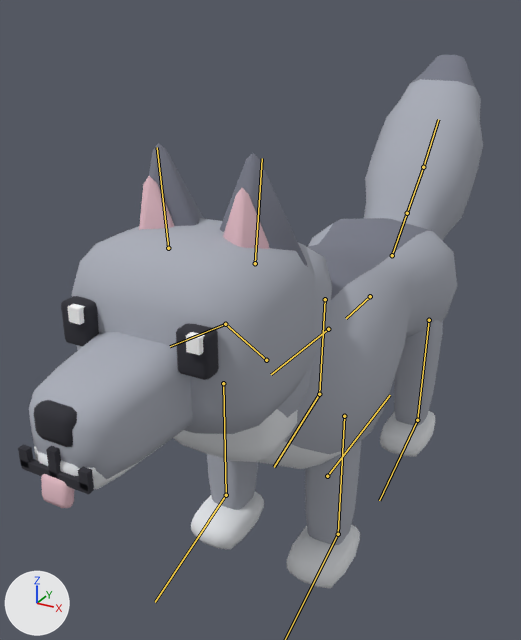
Before and after pictures for a commit that changed the glTF model model/pet_wolf.glb.
Before and after are seen from a 50 mm camera at (0.88, -2.15, 1.67) aimed at (-0.24, -0.1, 0.64). The lights are fixed; the arrows at lower left show +X, +Y and +Z. The first picture is the older version. The bones that bend it are drawn over the model as lines.

The first picture shows 'Wolf'.
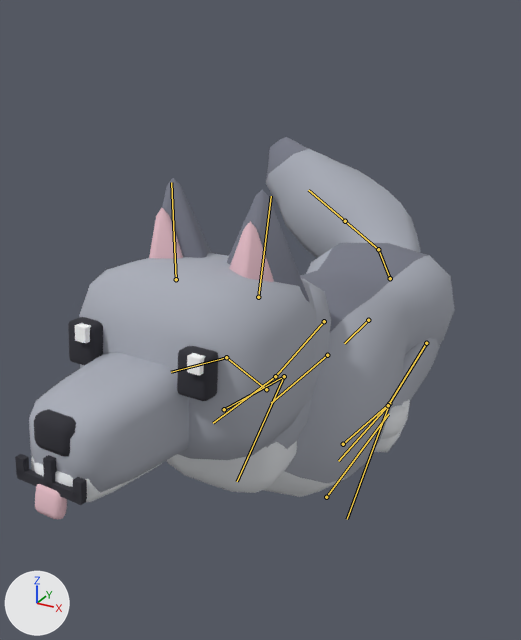
The newer file adds an action. The first version stands in its rest pose; the second is drawn at frame 27 of the action 'raccoon_sit'.

The change in detail:
Bone 'root' (bone_root) moves from (0.0, 0.0, 0.0) to (0.0, 0.0, -0.1).
Bone 'foreleg_L' (bone_foreleg_l) turns from (0, 0, 0) to (80, 0, 0) degrees about its own x, y and z.
Bone 'forepaw_L' (bone_forepaw_l) turns from (0, 0, 0) to (-60, 0, 0) degrees about its own x, y and z.
Bone 'foreleg_R' (bone_foreleg_r) turns from (0, 0, 0) to (80, 0, 0) degrees about its own x, y and z.
Bone 'forepaw_R' (bone_forepaw_r) turns from (0, 0, 0) to (-60, 0, 0) degrees about its own x, y and z.
Bone 'head' (bone_head) turns from (0, 0, 0) to (-6, 0, 2) degrees about its own x, y and z.
Bone 'hindleg_L' (bone_hindleg_l) turns from (0, 0, 0) to (-80, 0, 0) degrees about its own x, y and z.
Bone 'hindpaw_L' (bone_hindpaw_l) turns from (0, 0, 0) to (60, 0, 0) degrees about its own x, y and z.
Bone 'hindleg_R' (bone_hindleg_r) turns from (0, 0, 0) to (-80, 0, 0) degrees about its own x, y and z.
Bone 'hindpaw_R' (bone_hindpaw_r) turns from (0, 0, 0) to (60, 0, 0) degrees about its own x, y and z.
Bone 'tail_1' (bone_tail_1) turns from (0, 0, 0) to (-19, 22, 28) degrees about its own x, y and z.
Bone 'tail_2' (bone_tail_2) turns from (0, 0, 0) to (3, 14, 27) degrees about its own x, y and z.
Bone 'tail_3' (bone_tail_3) turns from (0, 0, 0) to (3, 22, 15) degrees about its own x, y and z.

Changed parts and their boxes (x1, y1, x2, y2) in the pictures (521 x 640 px):
'Wolf', posed (28% shorter)
    before: (18, 55, 483, 588)
    after: (15, 137, 455, 519)
bone 'root', root to tip
    before: (327, 476) to (390, 395)
    after: (326, 497) to (388, 414)
bone 'foreleg_L', root to tip
    before: (344, 416) to (338, 534)
    after: (343, 444) to (389, 403)
bone 'foreleg_R', root to tip
    before: (223, 383) to (226, 495)
    after: (224, 409) to (284, 376)
bone 'forepaw_R', root to tip
    before: (226, 495) to (155, 602)
    after: (284, 376) to (237, 481)
bone 'head', root to tip
    before: (225, 324) to (170, 346)
    after: (226, 357) to (171, 372)
bone 'hindleg_L', root to tip
    before: (429, 320) to (417, 420)
    after: (426, 343) to (388, 405)
bone 'hindpaw_L', root to tip
    before: (417, 420) to (379, 500)
    after: (388, 405) to (338, 461)
bone 'hindleg_R', root to tip
    before: (325, 299) to (319, 394)
    after: (324, 321) to (275, 376)
bone 'hindpaw_R', root to tip
    before: (319, 394) to (274, 467)
    after: (275, 376) to (213, 423)
bone 'tail_1', root to tip
    before: (392, 255) to (407, 213)
    after: (390, 278) to (378, 249)
bone 'tail_2', root to tip
    before: (407, 213) to (423, 167)
    after: (378, 249) to (345, 221)
bone 'tail_3', root to tip
    before: (423, 167) to (438, 119)
    after: (345, 221) to (308, 190)
